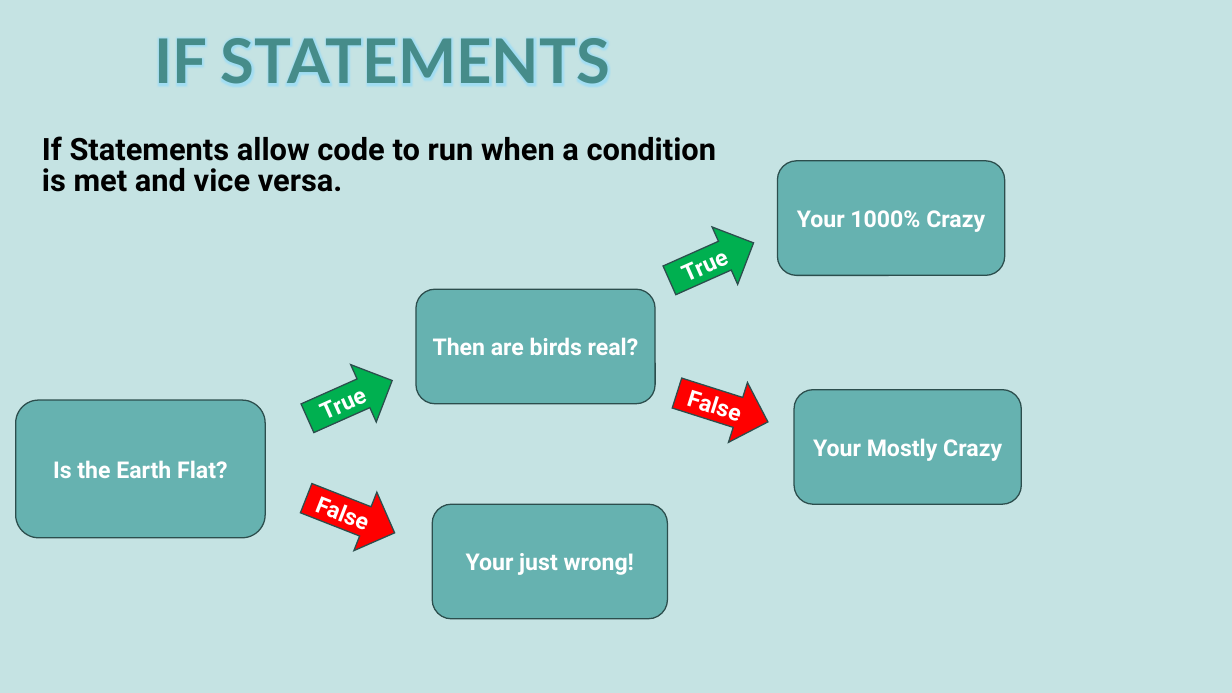
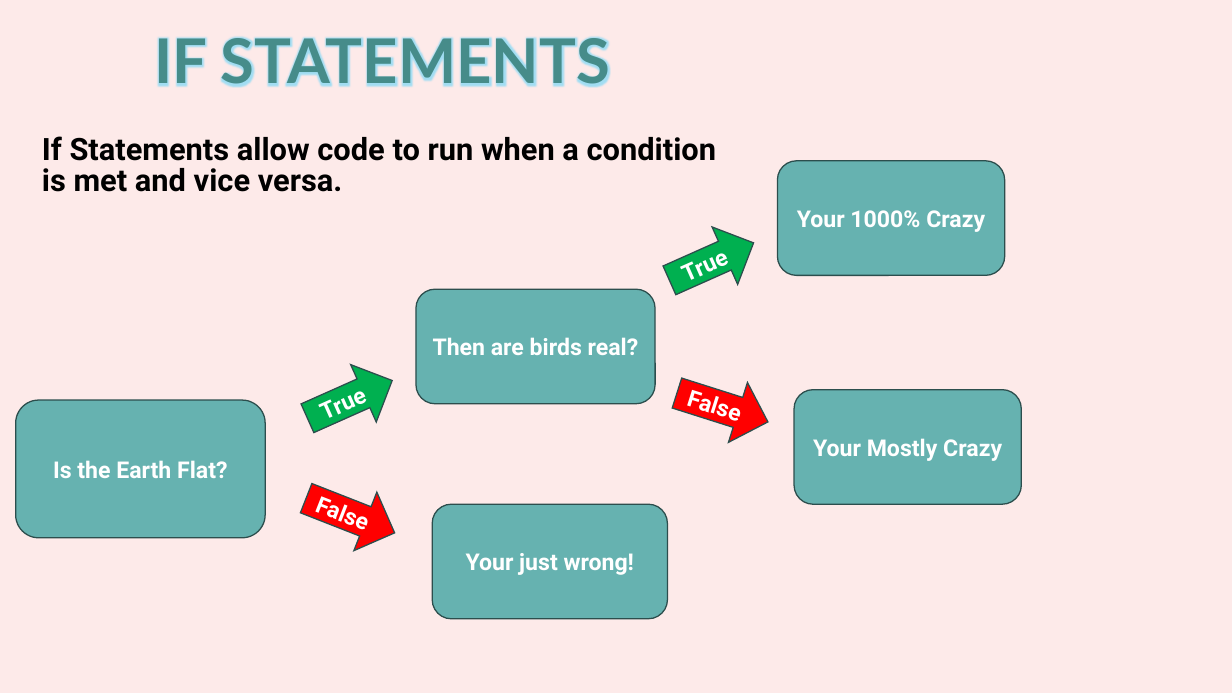
Before and after one commit to AlmightyHairball/RobotJavaClass2024, a slide deck: slide 11 of Presentation/Part-1.pptx. Drawn at 1232x693 pixels with LibreOffice and Linux fonts; fonts in the diff are those of the drawing; background and template pictures are left out. Boxes give left, top, right and bottom in pixels: in the first picture for what was removed or moved away, otherwise in the second. Text is boxed around its words. In the diff, an @@ line names an element or a change of style, - is before the commit and + after.

```diff
--- a/Presentation/Part-1.pptx
+++ b/Presentation/Part-1.pptx
@@ background #C5E3E3 to #FDEAE9 @@
```
Also in this commit, not shown: 7 other slides changed, 1 slide added, 1 slide removed, 1 other file.
